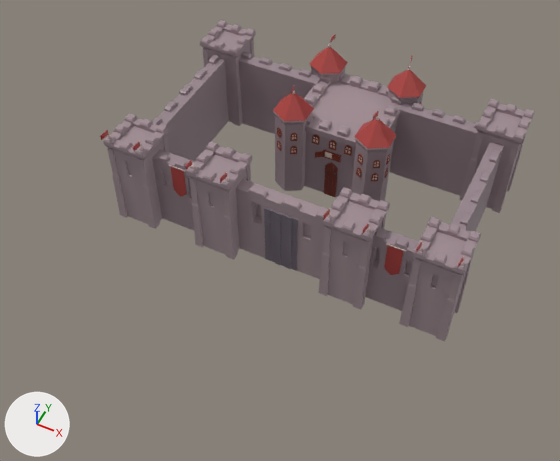
Before and after pictures for a commit that changed the FBX model Assets/Models/(Remake)CustomModels/House_of_Domination.fbx.
Before and after are seen from a 50 mm camera at (33.8, -84.2, 80.6) aimed at (-1.0, -14.6, -6.4). Every picture has the same lights, and +X, +Y and +Z are marked at lower left. Where no turn or scale is listed for an object, it has been applied to the vertices.

Before the edit, the objects in view are built like this:
```python
me_куб_342 = bpy.data.meshes.new('Куб.342')
me_куб_342.from_pydata(...)  # 5368 vertices, 4371 faces; spans x -28.2..27.1, y -19.4..18.0, z -12.4..8.0
me_куб_342.materials.append(mat_texture)  # picture img_texture_png
ob_house_of_domination = bpy.data.objects.new('House_of_Domination', me_куб_342)
ob_house_of_domination.location = (0.0, 0.0, 0.0)
```
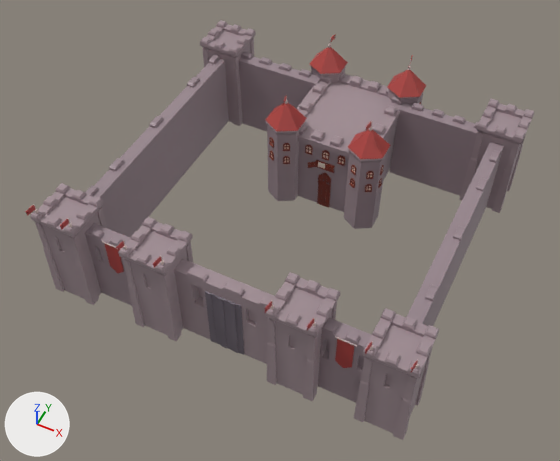
Boxes [x1, y1, x2, y2] around the edits, measured in the pictures (560 x 461 px; the box of a moved part takes in the faces that stretch with it):
'House_of_Domination', reshaped (17% wider, 31% taller)
    before: [100, 20, 534, 341]
    after: [25, 20, 534, 440]
part 1 of me_куб_342, moved or reshaped
    before: [409, 217, 481, 336]
    after: [363, 308, 439, 433]
part 2 of me_куб_342, moved or reshaped
    before: [436, 296, 458, 341]
    after: [393, 396, 414, 440]
part 3 of me_куб_342, moved or reshaped
    before: [448, 273, 463, 300]
    after: [404, 375, 418, 401]
part 4 of me_куб_342, moved or reshaped
    before: [455, 267, 470, 313]
    after: [415, 362, 429, 406]
part 5 of me_куб_342, moved or reshaped
    before: [467, 253, 474, 271]
    after: [425, 349, 432, 366]
part 6 of me_куб_342, moved or reshaped
    before: [399, 283, 416, 327]
    after: [354, 380, 369, 422]
part 7 of me_куб_342, moved or reshaped
    before: [409, 258, 421, 285]
    after: [361, 357, 372, 383]
part 8 of me_куб_342, moved or reshaped
    before: [186, 142, 252, 255]
    after: [118, 217, 193, 335]
part 9 of me_куб_342, moved or reshaped
    before: [192, 203, 204, 247]
    after: [128, 283, 145, 327]
part 10 of me_куб_342, moved or reshaped
    before: [189, 177, 198, 205]
    after: [123, 258, 135, 285]
part 11 of me_куб_342, moved or reshaped
    before: [224, 213, 238, 260]
    after: [162, 295, 181, 341]
part 12 of me_куб_342, moved or reshaped
    before: [223, 188, 234, 217]
    after: [158, 271, 173, 300]
part 13 of me_куб_342, moved or reshaped
    before: [246, 164, 251, 182]
    after: [186, 242, 193, 263]
part 14 of me_куб_342, moved or reshaped
    before: [322, 187, 390, 304]
    after: [265, 272, 340, 395]
part 15 of me_куб_342, moved or reshaped
    before: [318, 252, 330, 296]
    after: [267, 342, 277, 385]
part 16 of me_куб_342, moved or reshaped
    before: [323, 226, 331, 254]
    after: [268, 318, 275, 345]
part 17 of me_куб_342, moved or reshaped
    before: [353, 264, 369, 310]
    after: [303, 356, 318, 401]
part 18 of me_куб_342, moved or reshaped
    before: [359, 240, 371, 268]
    after: [307, 334, 319, 361]
part 19 of me_куб_342, moved or reshaped
    before: [273, 86, 400, 201]
    after: [265, 95, 400, 229]
part 20 of me_куб_342, moved or reshaped
    before: [304, 81, 401, 170]
    after: [296, 81, 401, 180]
part 21 of me_куб_342, moved or reshaped
    before: [100, 59, 503, 311]
    after: [25, 59, 503, 403]

The change, as a list of edits to the scene's bpy script:
```text
Change me_куб_342:
    used by ob_house_of_domination; location = (0.0, 0.0, 0.0)
    remove me_куб_342.from_pydata(...)  # 5368 vertices, 4371 faces; spans x -28.2..27.1, y -19.4..18.0, z -12.4..8.0
    add me_куб_342.from_pydata(...)  # 5368 vertices, 4371 faces; spans x -28.2..27.1, y -36.3..18.0, z -12.4..8.0
    me_куб_342 part 1: the loose piece of 152 vertices spanning x 20.1..27.1, y -18.5..-11.5, z -12.2..4.1 is moved by (0.0, -16.9, 0.0)
    me_куб_342 part 2: the loose piece of 12 vertices spanning x 25.7..27.1, y -18.4..-17.1, z -12.2..-2.7 is moved by (0.0, -16.9, 0.0)
    me_куб_342 part 3: the loose piece of 8 vertices spanning x 25.9..26.9, y -18.2..-17.3, z -2.9..2.4 is moved by (0.0, -16.9, 0.0)
    me_куб_342 part 4: the loose piece of 12 vertices spanning x 25.7..27.1, y -12.9..-11.6, z -12.2..-2.7 is moved by (0.0, -16.9, 0.0)
    me_куб_342 part 5: the loose piece of 8 vertices spanning x 25.9..26.9, y -12.7..-11.8, z -2.9..2.4 is moved by (0.0, -16.9, 0.0)
    me_куб_342 part 6: the loose piece of 12 vertices spanning x 20.1..21.5, y -18.4..-17.1, z -12.2..-2.7 is moved by (0.0, -16.9, 0.0)
    me_куб_342 part 7: the loose piece of 8 vertices spanning x 20.4..21.3, y -18.2..-17.3, z -2.9..2.4 is moved by (0.0, -16.9, 0.0)
    me_куб_342 part 8: the loose piece of 152 vertices spanning x -14.0..-7.0, y -18.6..-11.7, z -12.2..4.1 is moved by (0.0, -16.9, 0.0)
    me_куб_342 part 9: the loose piece of 12 vertices spanning x -13.9..-12.5, y -18.6..-17.2, z -12.2..-2.7 is moved by (0.0, -16.9, 0.0)
    me_куб_342 part 10: the loose piece of 8 vertices spanning x -13.7..-12.8, y -18.4..-17.4, z -2.9..2.4 is moved by (0.0, -16.9, 0.0)
    me_куб_342 part 11: the loose piece of 12 vertices spanning x -8.4..-7.0, y -18.6..-17.2, z -12.2..-2.7 is moved by (0.0, -16.9, 0.0)
    me_куб_342 part 12: the loose piece of 8 vertices spanning x -8.2..-7.2, y -18.4..-17.4, z -2.9..2.4 is moved by (0.0, -16.9, 0.0)
    me_куб_342 part 13: the loose piece of 8 vertices spanning x -8.2..-7.2, y -12.9..-11.9, z -2.9..2.4 is moved by (0.0, -16.9, 0.0)
    me_куб_342 part 14: the loose piece of 152 vertices spanning x 7.3..14.3, y -18.6..-11.7, z -12.2..4.1 is moved by (0.0, -16.9, 0.0)
    me_куб_342 part 15: the loose piece of 12 vertices spanning x 7.4..8.8, y -18.6..-17.2, z -12.2..-2.7 is moved by (0.0, -16.9, 0.0)
    me_куб_342 part 16: the loose piece of 8 vertices spanning x 7.6..8.5, y -18.4..-17.4, z -2.9..2.4 is moved by (0.0, -16.9, 0.0)
    me_куб_342 part 17: the loose piece of 12 vertices spanning x 12.9..14.3, y -18.6..-17.2, z -12.2..-2.7 is moved by (0.0, -16.9, 0.0)
    me_куб_342 part 18: the loose piece of 8 vertices spanning x 13.1..14.1, y -18.4..-17.4, z -2.9..2.4 is moved by (0.0, -16.9, 0.0)
    me_куб_342 part 19: all 1559 vertices in x -9.5..9.8, y -1.8..4.7, z -12.4..7.8 are moved by (0.0, -2.6, 0.0)
    me_куб_342 part 20: all 64 vertices in x -6.9..7.2, y 5.8..7.4, z 0.2..2.0 are moved by (0.0, -1.8, 0.0)
    me_куб_342 part 21: 1233 of 5368 vertices moved; they spanned x -28.2..26.6, y -19.4..5.6, z -12.2..5.7 and now span x -28.2..26.6, y -36.3..3.2, z -12.2..5.7; mean shift (0.0, -15.7, 0.0); largest move (21.5, -15.1, 1.7) -> (21.5, -32.0, 1.7)
```
